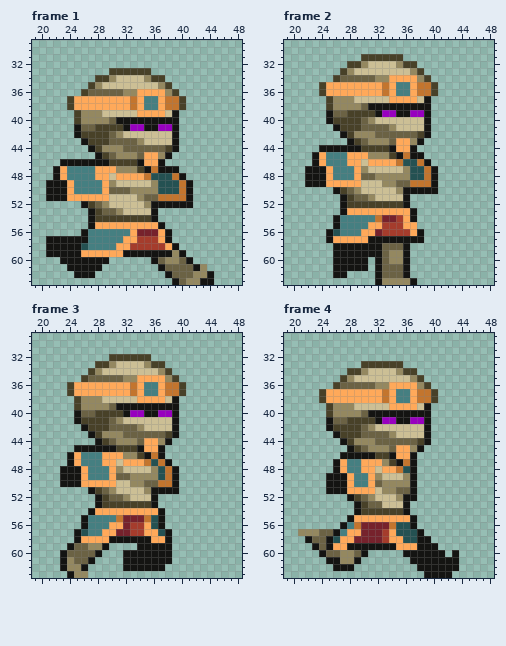
Pixel-art file, stored at Assets/Source/Pixel Crawler/Desert/Enemy/Mummy - Rogue/Run/Run.aseprite. That is the earlier state.
64x64 pixels, 6 frames. Shown: frame 1: x 19..48, y 29..63; frame 2: x 19..48, y 29..63; frame 3: x 19..48, y 29..63; frame 4: x 19..48, y 29..63. The commit also changed other frames, which this record leaves out.
Now the later version:
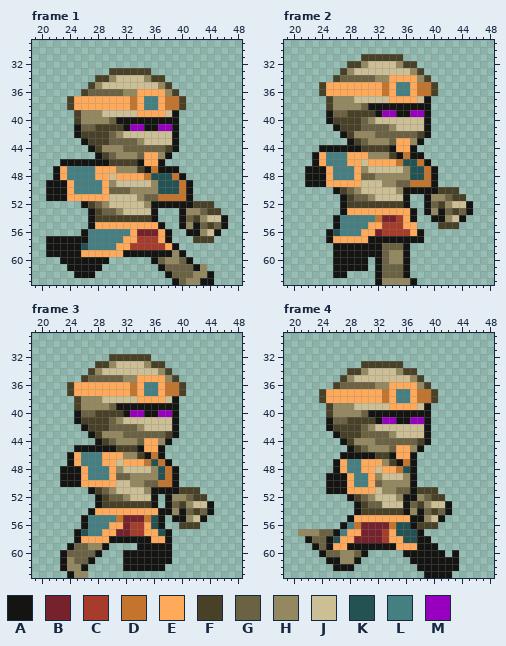
Palette (. is transparent): A #141412  B #76222c  C #a53c2c  D #c3752e  E #ffa95a  F #484128  G #6b6244  H #948860  J #ccbf95  K #245152  L #457f81  M #9800bf
Edits made:
layer "Layer 7" added
--- frame 1, layer "Layer 7"
@@ x 38..48 @@
 51 DDDA.......
-52 AAAA.......
-53 ...........
-54 ...........
-55 ...........
-56 A..........
-57 A..........
+52 AAAAFFF....
+53 ..AHHGFF...
+54 ..AGFHJJA..
+55 ..AHAGFGA..
+56 A..AAHJA...
+57 A...FFF....
 58 EA.........
--- frame 2, layer "Layer 7"
@@ x 37..47 @@
 49 DDDA.......
-50 AAAA.......
-51 ...........
-52 ...........
-53 A..........
-54 A..........
-55 E..........
+50 AAAAFFF....
+51 ..AHHGFF...
+52 ..AGFHJJA..
+53 A.AHAGFGA..
+54 A..AAHJA...
+55 E...FFF....
 56 EA.........
--- frame 3, layer "Layer 7"
@@ x 36..46 @@
 50 GDDA.......
-51 AAAA.......
-52 A..........
-53 A..........
-54 EA.........
-55 KA.........
-56 KA.........
+51 AAAAFFF....
+52 A.AHHGFF...
+53 A.AGFHJJA..
+54 EAAHAGFGA..
+55 KA.AAHJA...
+56 KA..FFF....
 57 EKA........
--- frame 4, layer "Layer 7"
@@ x 35..44 @@
 50 HHA.......
-51 GGA.......
-52 HAA.......
-53 JA........
-54 FA........
-55 EEA.......
-56 KKA.......
+51 GGAFFF....
+52 HAAHGFF...
+53 JAGFHJJA..
+54 FAHAGFGA..
+55 EEAAHJA...
+56 KKAFFF....
 57 KKKA......
Boxes around the changes in both pictures, in picture pixels (x1, y1, x2, y2):
added: (179, 201, 228, 243)
added: (424, 187, 473, 229)
added: (165, 487, 214, 529)
added: (410, 487, 452, 529)
